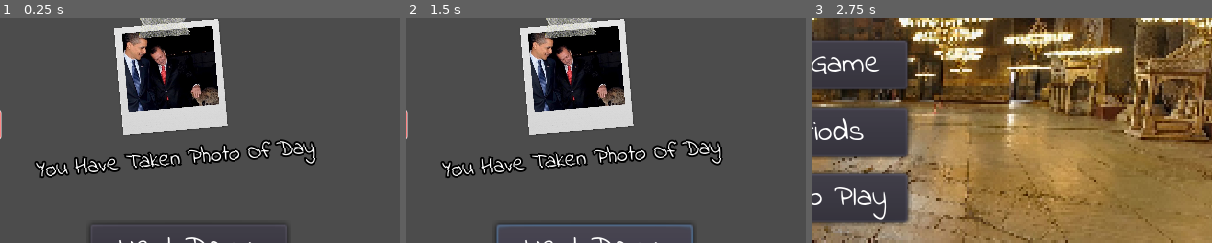
Above: before the commit, frames 1-3 (left to right).
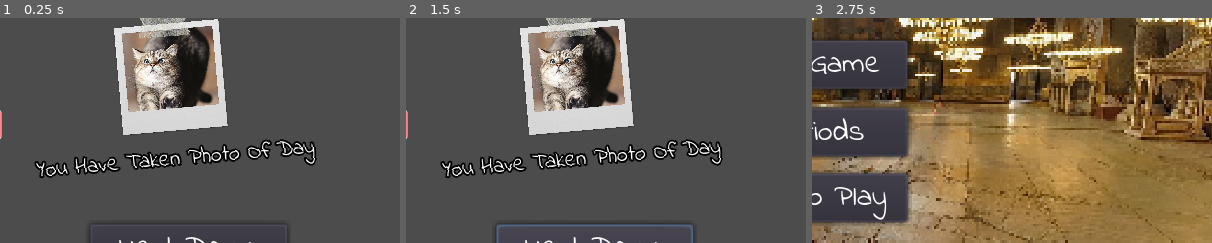
Above: after the commit, the same moments.

Repository: Frozander/BAUGamejam2021
Game: Godot game, scene res://Scenes/DayEnd.tscn
The game is run twice, just before and just after one commit, with the same random seed, the same clock (stepped at 60 frames per second) and the same inputs. This scene is started directly instead of the project's main scene. Sound files missing from this copy of the repository are replaced by a short silence.
Inputs:
- Up to frame 1 (0.25 s): no input
- Up to frame 2 (1.5 s): click "Next Day >" at 0.5 s; click "Next Day >" at 1.25 s
- Up to frame 3 (2.75 s): click "Main Menu" at 2 s
The pictures show only the part of the screen within x 50-100%, y 34-84%; the shares and areas given below are measured in that part.

The runs differ from the first frame. In frame 1, 6.5% of the frame differs, in the area x 30-55%, y 3-42%; in frame 2, 6.5%; in frame 3, nothing differs.

Commit message:
added global singleton

Diff:
--- a/Assets/Scripts/CountDownLabel.gd
+++ b/Assets/Scripts/CountDownLabel.gd
@@ -2,6 +2,9 @@
 
 export(int) var start_in_seconds
 signal timeout
+
+func _ready():
+	set_start_in_secodnds(Global.DEFAULT_DAY_LENGTH_IN_SECONDS)
 
 func _process(delta):
 	$Label.text = convert_second_to_minute_string($Timer.time_left)
--- a/Assets/Scripts/DayEnd.gd
+++ b/Assets/Scripts/DayEnd.gd
@@ -2,14 +2,6 @@
 
 export(int) var day
 export(int) var percentage
-
-var DAY_IMAGE_PATH_MAP = {
-	1: load("res://Assets/Images/Polaroids/1.jpg"),
-	2: load("res://Assets/Images/Polaroids/2.jpg"),
-	3: load("res://Assets/Images/Polaroids/3.jpg"),
-	4: load("res://Assets/Images/Polaroids/4.jpg"),
-	5: load("res://Assets/Images/Polaroids/5.png")
-}
 
 func _on_MainMenuButton_pressed():
 	get_tree().change_scene("res://Scenes/TitleScreen.tscn")
@@ -37,7 +29,7 @@
 		resize_progress_to_max_width()
 
 func set_polaroid():
-	$Control/image.set_texture(DAY_IMAGE_PATH_MAP[day])
+	$Control/image.set_texture(Global.get_current_day_image())
 
 func hide_photo_taken():
 	$Control/image.hide()
--- a/Assets/Scripts/Game.gd
+++ b/Assets/Scripts/Game.gd
@@ -36,9 +36,8 @@
 	change_part(1)
 
 func _unhandled_key_input(event):
-	if not Input.is_action_pressed("ui_accept"):
-		return
-	on_cat_meow()
+	if Input.is_action_pressed("ui_accept"):
+		on_cat_meow()
 
 func random_positon_in_move_zone():
 	var x = rng.randf_range(-ZONE_X, ZONE_X)
--- a/Assets/Scripts/HUD.gd
+++ b/Assets/Scripts/HUD.gd
@@ -1,10 +1,6 @@
 extends Node2D
 
 signal timeout
-export(int) var start_in_seconds
-
-func _ready():
-	$CountDownLabel.set_start_in_secodnds(start_in_seconds)
 
 func _on_CountDownLabel_timeout():
 	emit_signal("timeout")
--- a/Scenes/Game.tscn
+++ b/Scenes/Game.tscn
@@ -19,7 +19,6 @@
 
 [node name="HUD" parent="." instance=ExtResource( 4 )]
 position = Vector2( 0, 0 )
-start_in_seconds = 120
 
 [node name="Backgound" type="Sprite" parent="."]
 position = Vector2( 227.854, 136.228 )
--- /dev/null
+++ b/Singletons/Global.gd
@@ -0,0 +1,15 @@
+extends Node
+
+export var current_day = 1
+export var DEFAULT_DAY_LENGTH_IN_SECONDS = 120
+
+var DAY_IMAGE_MAP = {
+	1: preload("res://Assets/Images/Polaroids/1.jpg"),
+	2: preload("res://Assets/Images/Polaroids/2.jpg"),
+	3: preload("res://Assets/Images/Polaroids/3.jpg"),
+	4: preload("res://Assets/Images/Polaroids/4.jpg"),
+	5: preload("res://Assets/Images/Polaroids/5.png")
+}
+
+func get_current_day_image():
+	return DAY_IMAGE_MAP[current_day]
--- a/project.godot
+++ b/project.godot
@@ -18,6 +18,10 @@
 config/name="Ayasofya The Game"
 run/main_scene="res://Scenes/TitleScreen.tscn"
 config/icon="res://icon.png"
+
+[autoload]
+
+Global="*res://Singletons/Global.gd"
 
 [display]
 
